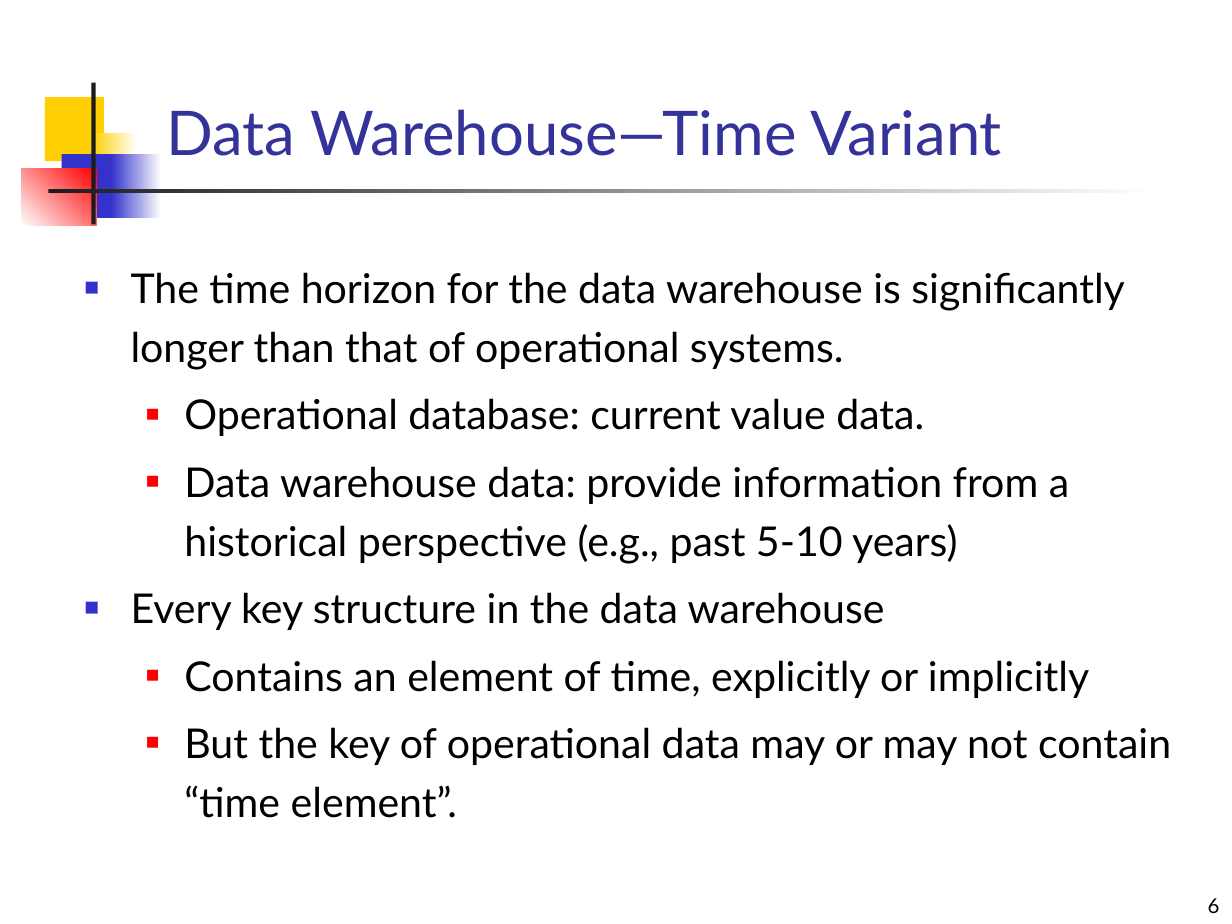
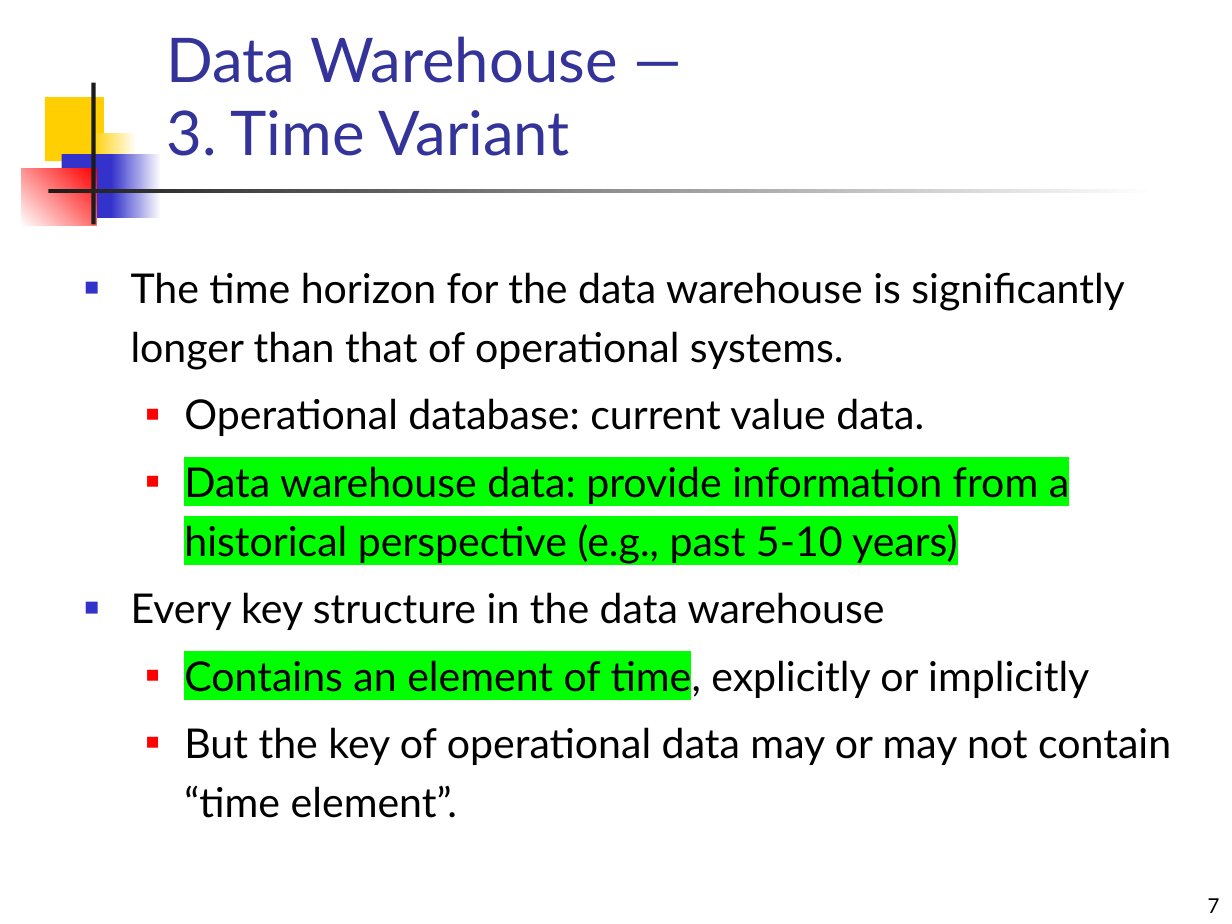
Before and after one commit to mahmoudparsian/data-warehousing-and-business-intelligence, a slide deck: slide 7 of resources/class_lectures/review/introduction_to_data_warehousing.pptx (slide 6 before the commit). Drawn at 1232x924 pixels with LibreOffice and Linux fonts; fonts in the diff are those of the drawing. Boxes give left, top, right and bottom in pixels: in the first picture for what was removed or moved away, otherwise in the second. Text is boxed around its words. In the diff, an @@ line names an element or a change of style, - is before the commit and + after.

```diff
--- a/resources/class_lectures/review/introduction_to_data_warehousing.pptx
+++ b/resources/class_lectures/review/introduction_to_data_warehousing.pptx
@@ title at box(166, 36, 617, 156): text changed @@
-Data Warehouse—Time Variant
+Data Warehouse —
+3. Time Variant
@@ text at box(184, 466, 1089, 699): highlight none to #00FF00 in "Data warehouse data: provide information from a ...", "Contains an element of time," @@
@@ page number at box(1208, 898, 1220, 913): text changed @@
-6
+7
```
Also in this commit, not shown: 7 other slides changed, 4 slides added.
